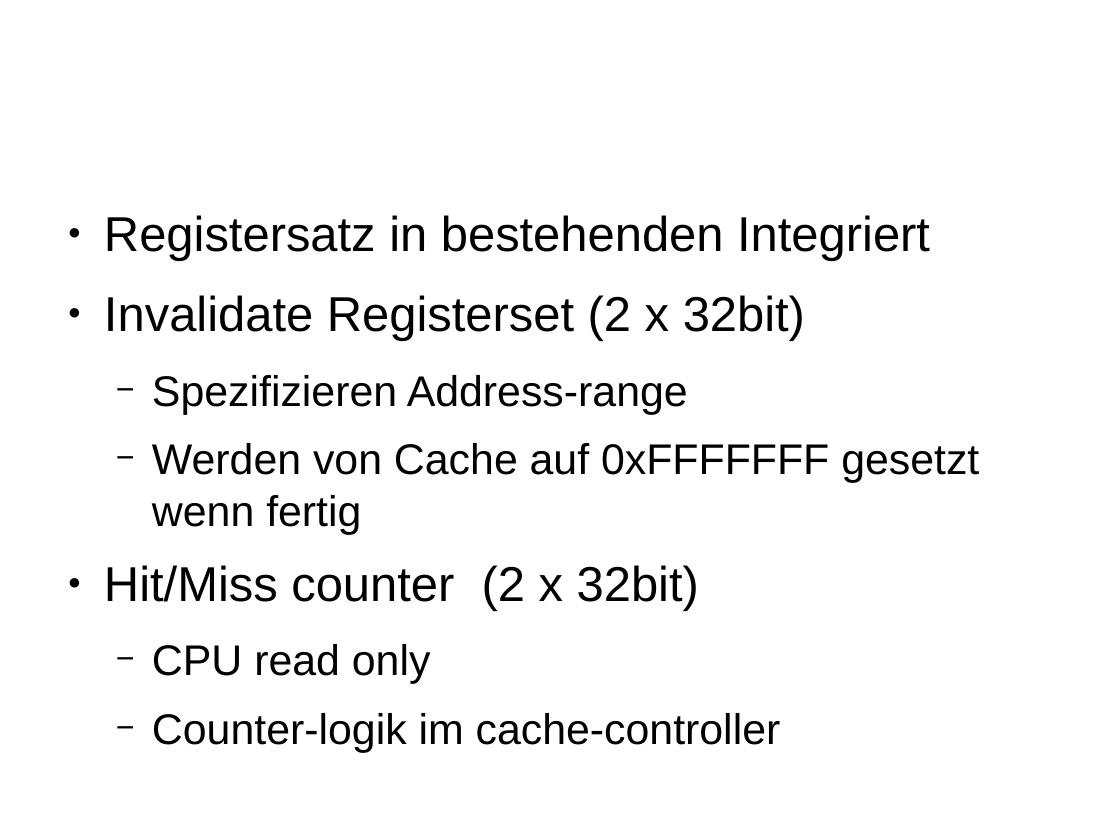
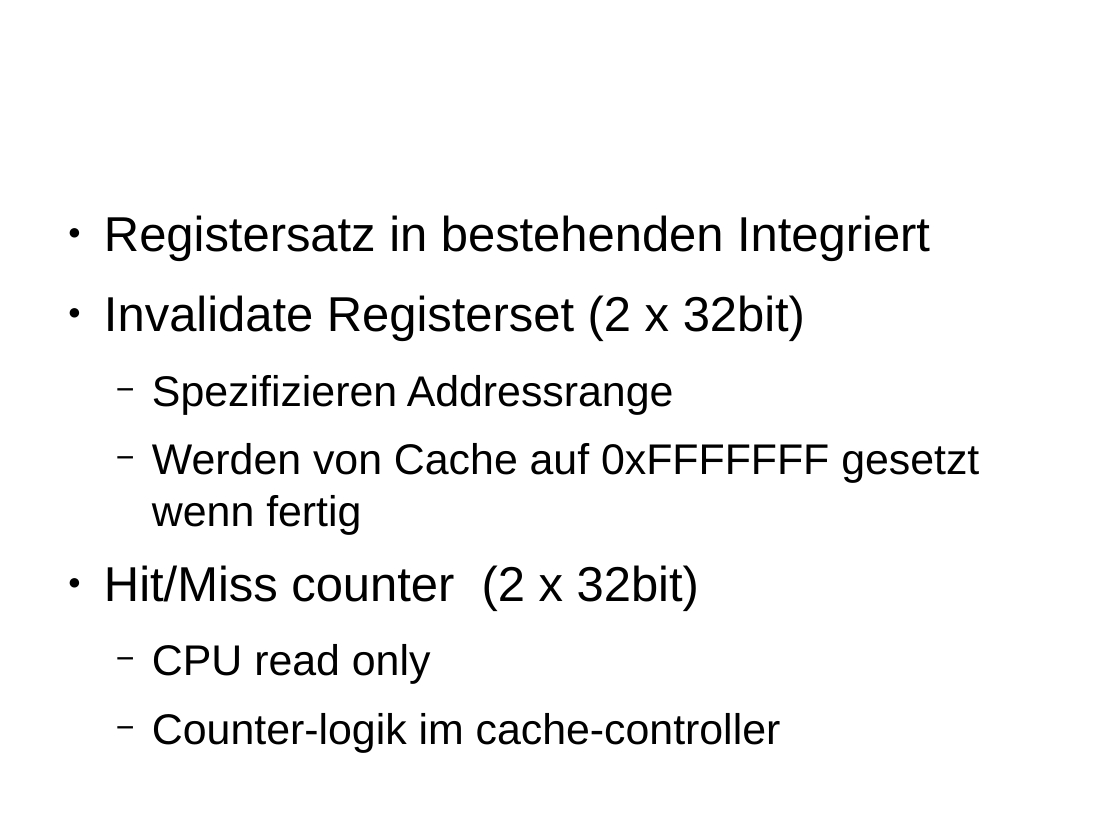
Before and after one commit to mox-mox/res, a slide deck: slide 14 of project/res-presentation.odp. Drawn at 1120x840 pixels with LibreOffice and Linux fonts; fonts in the diff are those of the drawing; background and template pictures are left out. Boxes give left, top, right and bottom in pixels: in the first picture for what was removed or moved away, otherwise in the second. Text is boxed around its words. In the diff, an @@ line names an element or a change of style, - is before the commit and + after.

```diff
--- a/project/res-presentation.odp
+++ b/project/res-presentation.odp
@@ text at box(152, 375, 674, 414): text changed @@
-  − Spezifizieren Address-range
+  − Spezifizieren Addressrange
```
Also in this commit, not shown: 8 other slides changed, 1 other file.
